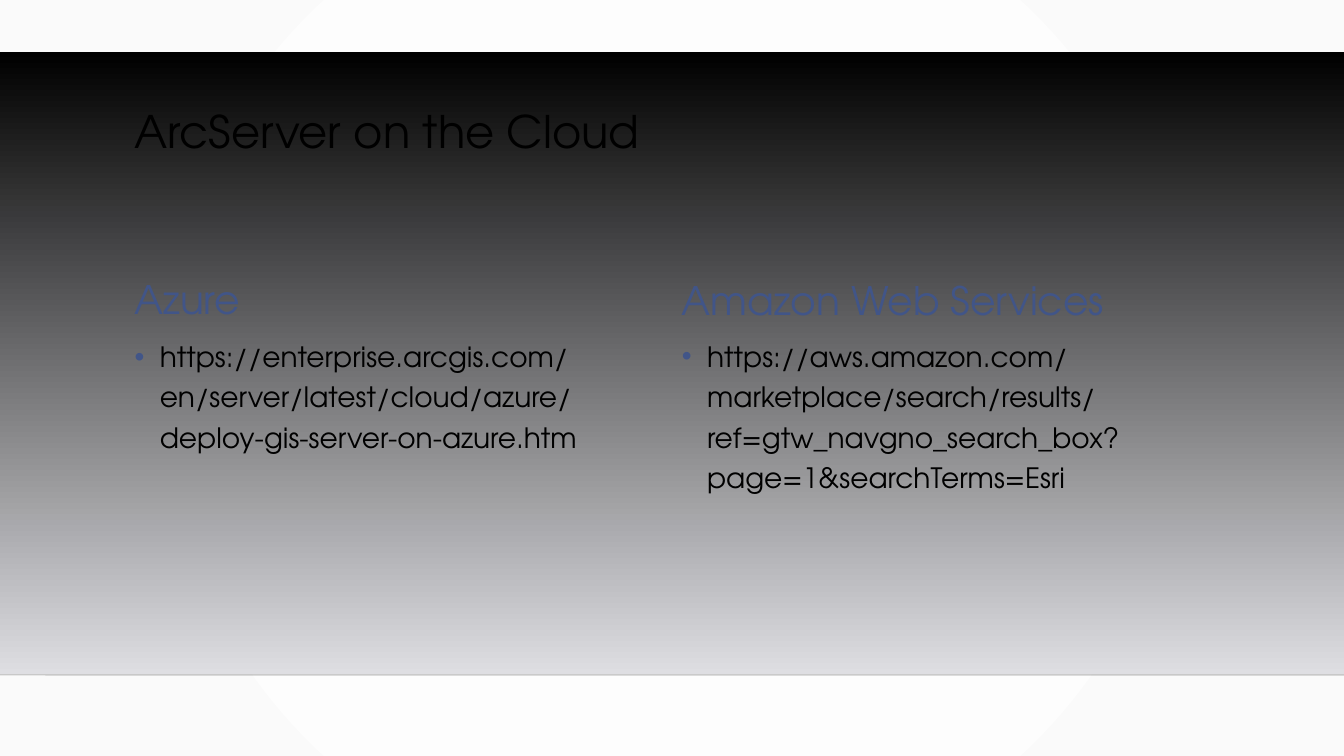
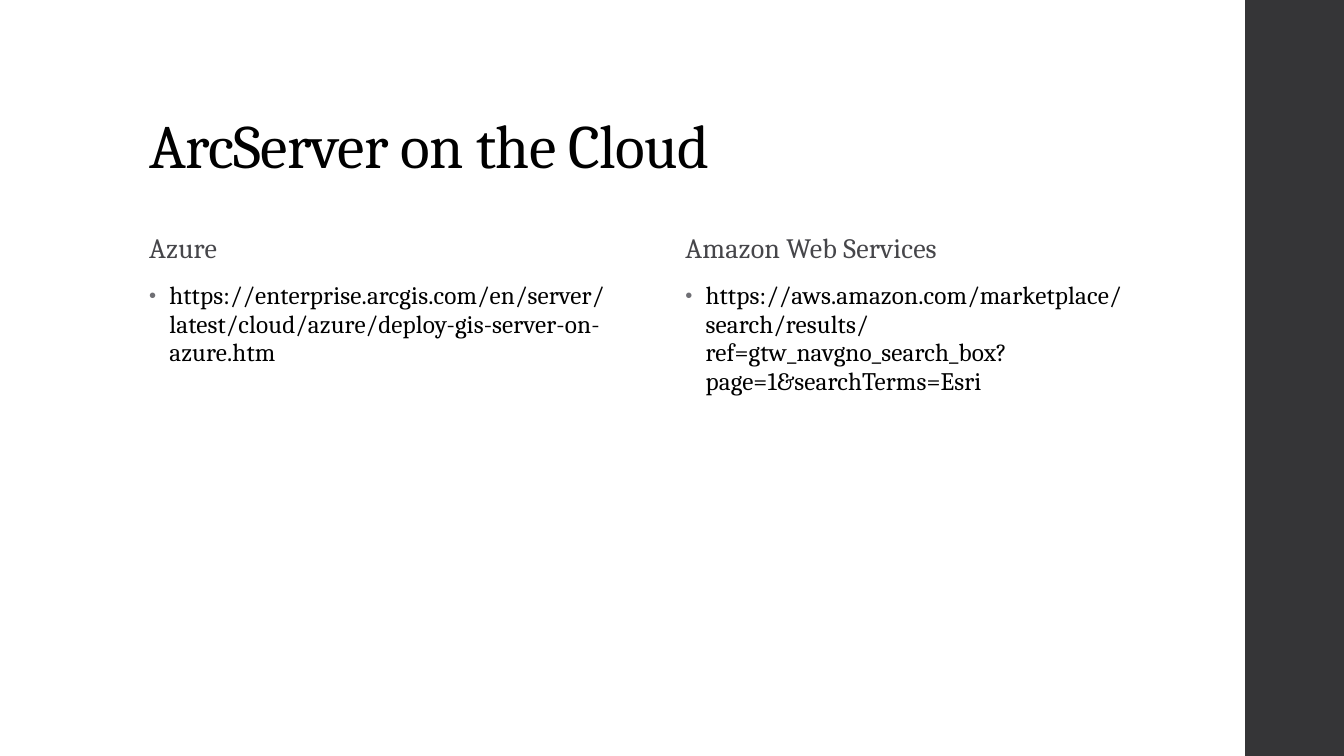
Before and after one commit to MGIS-UMN/GIS5577_week9, a slide deck: slide 12 of WebMapping_Backend.odp (slide 10 before the commit). Drawn at 1344x756 pixels with LibreOffice and Linux fonts; fonts in the diff are those of the drawing; background and template pictures are left out. Boxes give left, top, right and bottom in pixels: in the first picture for what was removed or moved away, otherwise in the second. Text is boxed around its words. In the diff, an @@ line names an element or a change of style, - is before the commit and + after.

```diff
--- a/WebMapping_Backend.odp
+++ b/WebMapping_Backend.odp
@@ background gradient #FFFFFF to #FAFAFA to #FFFFFF @@
@@ freeform shape added at box(1245, 0, 1344, 756), fill #353537 @@
@@ freeform shape removed at box(0, 51, 1344, 675) @@
@@ title "ArcServer on the Cloud": place and size @@
-title "ArcServer on the Cloud" at box(135, 95, 640, 172)
+title "ArcServer on the Cloud" at box(149, 125, 709, 169)
@@ title "ArcServer on the Cloud" at box(149, 125, 709, 169): size 32 to 44 pt, font TeX Gyre Adventor to Cambria, letter spacing 0 to -0.5 pt; vertical alignment top to bottom @@
@@ text "Azure": place and size @@
-text "Azure" at box(125, 239, 637, 328)
+text "Azure" at box(149, 239, 217, 258)
@@ text "Azure" at box(149, 239, 217, 258): size 28 to 20 pt, font TeX Gyre Adventor to Cambria, text colour #415588 to #46464A, letter spacing 0 to 0.1 pt; line spacing 1 to 0.95; less space between paragraphs @@
@@ text "Amazon Web Services" at box(685, 238, 936, 258): size 28 to 20 pt, font TeX Gyre Adventor to Cambria, text colour #415588 to #46464A, letter spacing 0 to 0.1 pt; line spacing 1 to 0.95; less space between paragraphs @@
@@ text "Amazon Web Services": place and size @@
-text "Amazon Web Services" at box(671, 240, 1184, 329)
+text "Amazon Web Services" at box(685, 238, 936, 258)
@@ text "https://enterprise.arcgis.com/en/server/latest/cloud/azure/d ...": place and size @@
-text "https://enterprise.arcgis.com/en/server/latest/cloud/azure/d ..." at box(160, 346, 577, 454)
+text "https://enterprise.arcgis.com/en/server/latest/cloud/azure/d ..." at box(169, 286, 604, 362)
@@ text "https://enterprise.arcgis.com/en/server/latest/cloud/azure/d ..." at box(169, 286, 604, 362): size 20 to 18 pt, font TeX Gyre Adventor to Cambria, letter spacing 0 to 0.1 pt; indent changed; line spacing 1.2 to 0.95; more space between paragraphs; bullet colour #415588 to #6F6F74 @@
@@ text "https://aws.amazon.com/marketplace/search/results/ref=gtw_na ..." at box(706, 286, 1122, 396): size 20 to 18 pt, font TeX Gyre Adventor to Cambria, letter spacing 0 to 0.1 pt; indent changed; line spacing 1.2 to 0.95; more space between paragraphs; bullet colour #415588 to #6F6F74 @@
@@ text "https://aws.amazon.com/marketplace/search/results/ref=gtw_na ...": place and size @@
-text "https://aws.amazon.com/marketplace/search/results/ref=gtw_na ..." at box(707, 346, 1119, 494)
+text "https://aws.amazon.com/marketplace/search/results/ref=gtw_na ..." at box(706, 286, 1122, 396)
@@ line removed from (0, 675) to (1344, 675) @@
```
Also in this commit, not shown: 17 other slides changed, 3 slides added, 1 slide removed, 1 other file.
